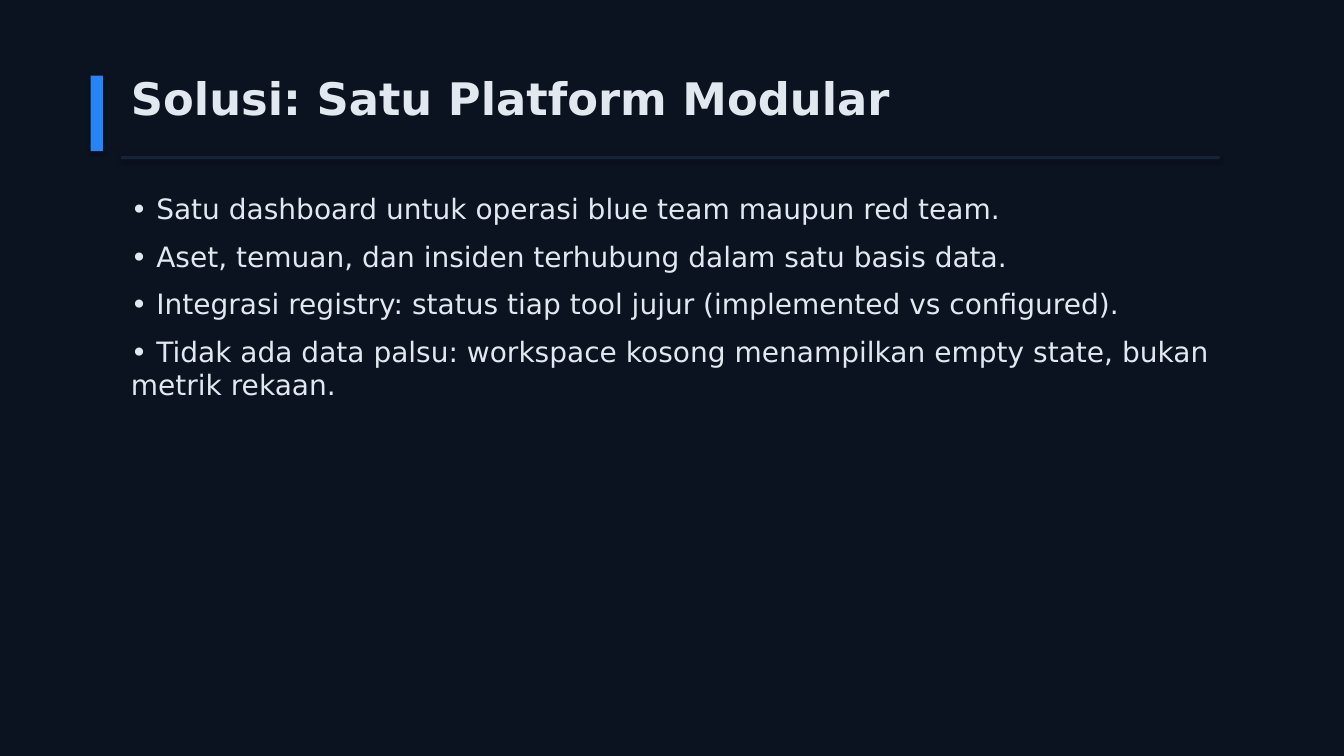
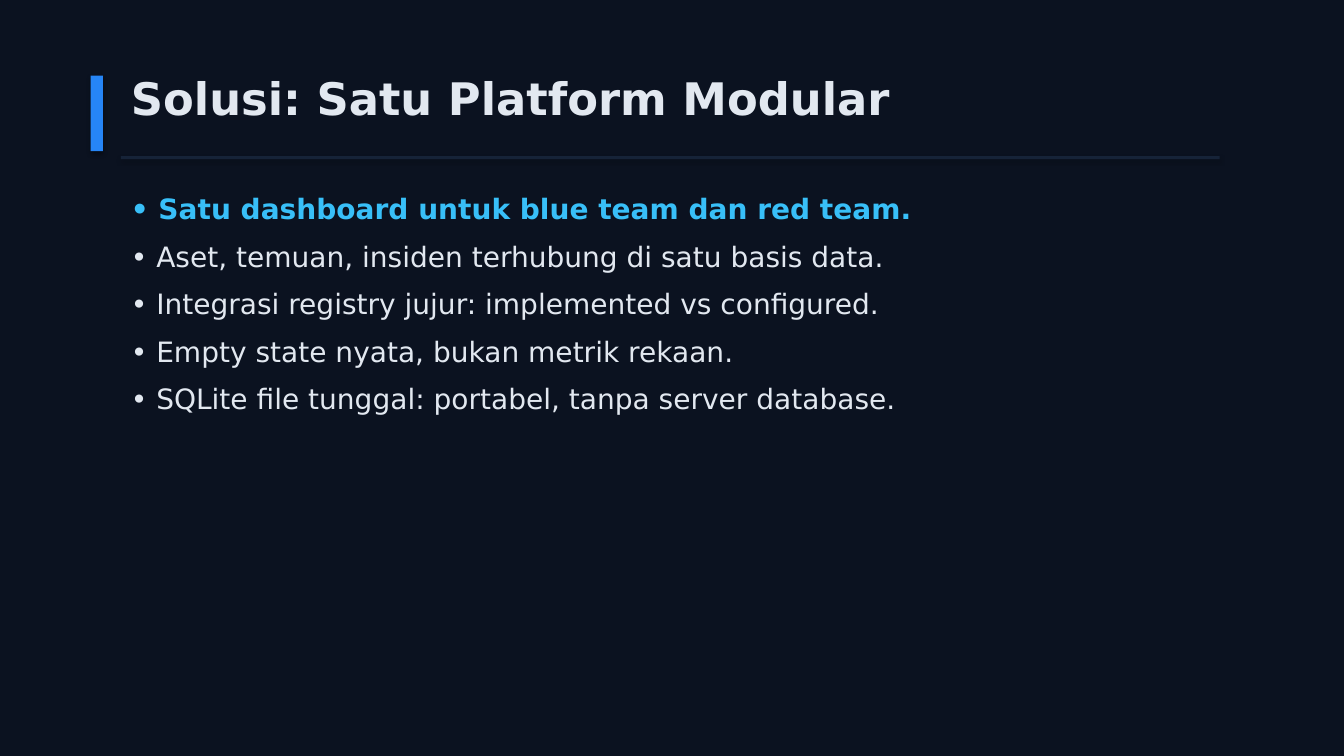
Before and after one commit to jejakmasgondrong/GARDA-CYBER, a slide deck: slide 3 of submission/GARDA-CYBER-slide-penjelasan.pptx. Drawn at 1344x756 pixels with LibreOffice and Linux fonts; fonts in the diff are those of the drawing. Boxes give left, top, right and bottom in pixels: in the first picture for what was removed or moved away, otherwise in the second. Text is boxed around its words. In the diff, an @@ line names an element or a change of style, - is before the commit and + after.

```diff
--- a/submission/GARDA-CYBER-slide-penjelasan.pptx
+++ b/submission/GARDA-CYBER-slide-penjelasan.pptx
@@ text at <box>156,197,911,415</box>: text changed @@
-• Satu dashboard untuk operasi blue team maupun red team.
-• Aset, temuan, dan insiden terhubung dalam satu basis data.
-• Integrasi registry: status tiap tool jujur (implemented vs configured).
-• Tidak ada data palsu: workspace kosong menampilkan empty state, bukan metrik rekaan.
+• Satu dashboard untuk blue team dan red team.
+• Aset, temuan, insiden terhubung di satu basis data.
+• Integrasi registry jujur: implemented vs configured.
+• Empty state nyata, bukan metrik rekaan.
+• SQLite file tunggal: portabel, tanpa server database.
```
Also in this commit, not shown: 9 other slides changed, 10 slides added, 1 slide removed, 1 other file.
